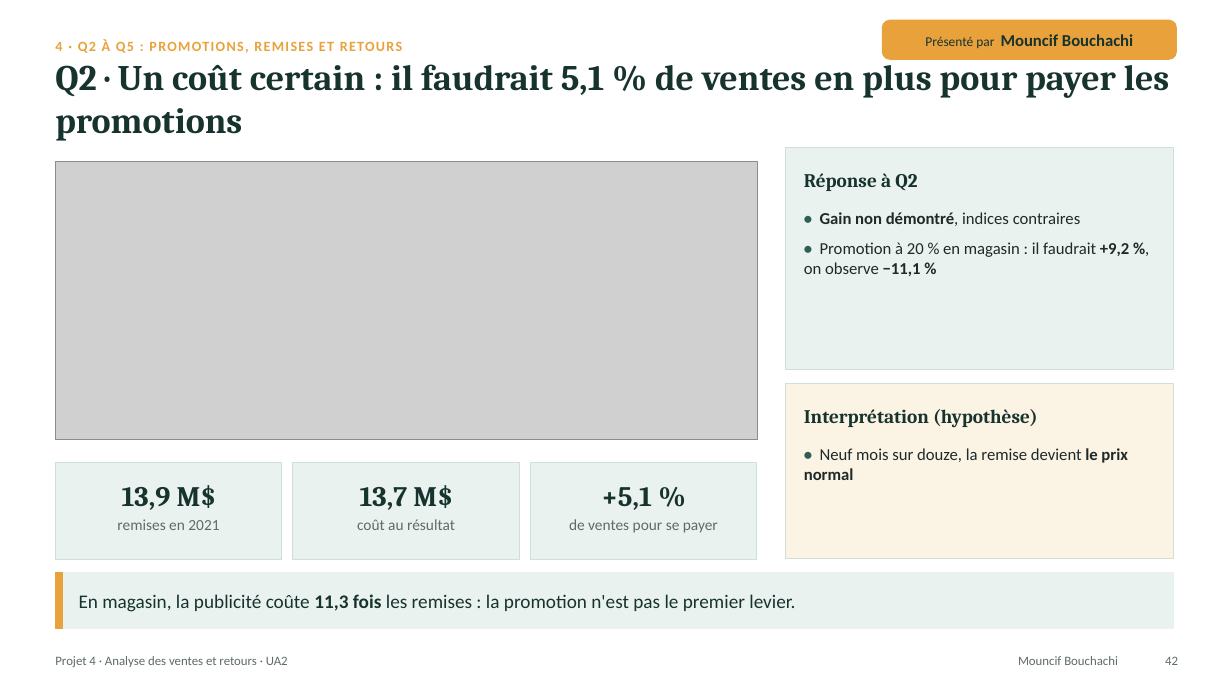
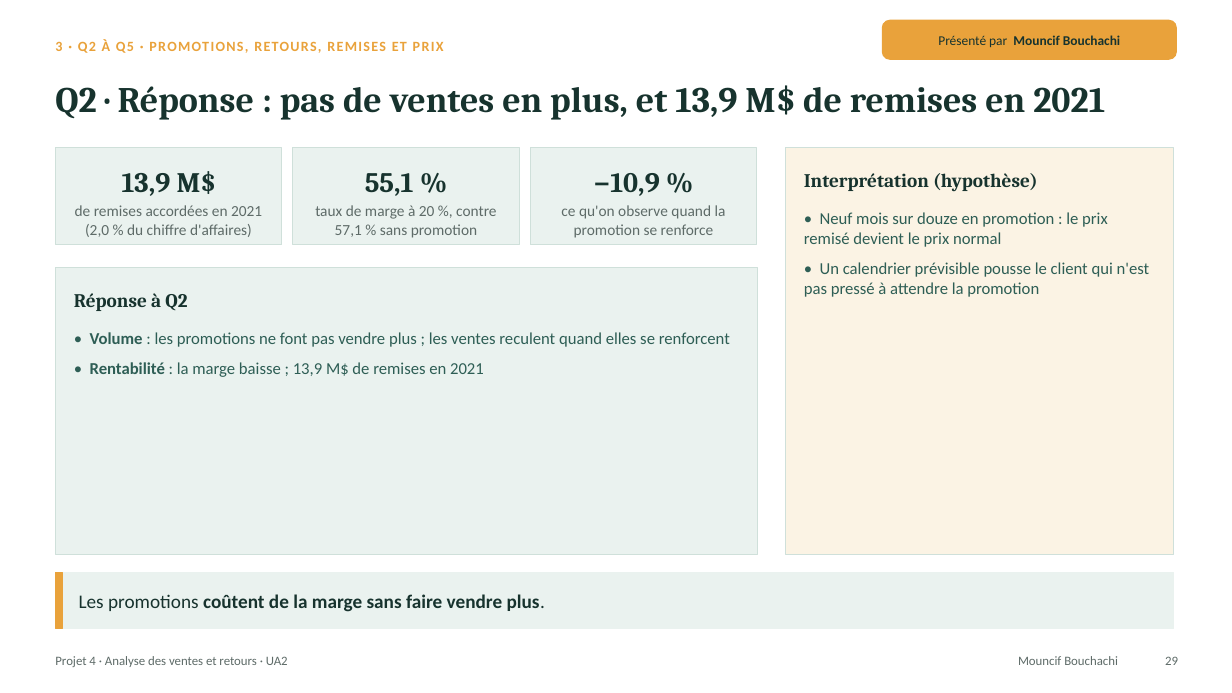
Before and after one commit to lezoul/projet4-contoso, a slide deck: slide 29 of reports/presentations/UA2_presentation_L3_L4.pptx (slide 42 before the commit). Drawn at 1232x693 pixels with LibreOffice and Linux fonts; fonts in the diff are those of the drawing; grey boxes stand for pictures. Boxes give left, top, right and bottom in pixels: in the first picture for what was removed or moved away, otherwise in the second. Text is boxed around its words. In the diff, an @@ line names an element or a change of style, - is before the commit and + after.

Commit message:
UA2 : présentation v6 (réorganisation par question, charges en part du CA, leviers sans double compte, tableaux corrigés) et rapport L3+L4 corrigé

```diff
--- a/reports/presentations/UA2_presentation_L3_L4.pptx
+++ b/reports/presentations/UA2_presentation_L3_L4.pptx
@@ text "Présenté par Mouncif Bouchachi" at <box>938,35,1120,47</box>: size 13 to 10.5 pt in "Mouncif Bouchachi" @@
@@ text at <box>55,39,444,53</box>: text changed @@
-4 · Q2 À Q5 : PROMOTIONS, REMISES ET RETOURS
+3 · Q2 À Q5 · PROMOTIONS, RETOURS, REMISES ET PRIX
@@ text at <box>55,85,1105,120</box>: text changed @@
-Q2 · Un coût certain : il faudrait 5,1 % de ventes en plus pour payer les promotions
+Q2 · Réponse : pas de ventes en plus, et 13,9 M$ de remises en 2021
@@ 3 rectangles, 1 text: place and size @@
-3 rectangles, 1 text at <box>55,462,757,559</box>
+3 rectangles, 1 text at <box>55,148,757,245</box>
@@ rectangle: place and size @@
-rectangle at <box>786,384,1174,559</box>
+rectangle at <box>786,148,1174,555</box>
@@ picture removed at <box>55,162,758,440</box> @@
@@ text added at <box>365,173,414,196</box>, 22 pt, text #17332E, bold @@
+55,1 %
@@ text added at <box>594,173,660,196</box>, 22 pt, text #17332E, bold @@
+−10,9 %
@@ text "Interprétation (hypothèse)": place and size @@
-text "Interprétation (hypothèse)" at <box>804,409,1038,428</box>
+text "Interprétation (hypothèse)" at <box>804,173,1038,192</box>
@@ text at <box>75,205,262,237</box>: text changed @@
-remises en 2021
+de remises accordées en 2021 (2,0 % du chiffre d'affaires)
@@ text added at <box>315,205,496,238</box>, 12 pt, text #5E6B68 @@
+taux de marge à 20 %, contre 57,1 % sans promotion
@@ text at <box>561,205,726,238</box>: text changed @@
-de ventes pour se payer
+ce qu'on observe quand la promotion se renforce
@@ text at <box>804,212,1150,297</box>: text changed; text colour #1F2A28 to #2E5E55 @@
-• Neuf mois sur douze, la remise devient le prix normal
+• Neuf mois sur douze en promotion : le prix remisé devient le prix normal
+• Un calendrier prévisible pousse le client qui n'est pas pressé à attendre la promotion
@@ text removed at <box>804,212,1129,276</box> @@
-• Gain non démontré, indices contraires
-• Promotion à 20 % en magasin : il faudrait +9,2 %, on observe −11,1 %
@@ rectangle: place and size @@
-rectangle at <box>786,148,1174,370</box>
+rectangle at <box>55,268,758,555</box>
@@ text "Réponse à Q2": place and size @@
-text "Réponse à Q2" at <box>804,173,917,191</box>
+text "Réponse à Q2" at <box>74,293,187,311</box>
@@ text added at <box>90,332,730,377</box>, 13 pt, text #2E5E55 @@
+• Volume : les promotions ne font pas vendre plus ; les ventes reculent quand elles se renforcent
+• Rentabilité : la marge baisse ; 13,9 M$ de remises en 2021
@@ text removed at <box>360,485,452,510</box> @@
-13,7 M$
@@ text removed at <box>601,487,652,510</box> @@
-+5,1 %
@@ text removed at <box>357,519,455,530</box> @@
-coût au résultat
@@ text at <box>79,594,545,612</box>: text changed; bold on @@
-En magasin, la publicité coûte 11,3 fois les remises : la promotion n'est pas le premier levier.
+Les promotions coûtent de la marge sans faire vendre plus.
@@ text at <box>1165,656,1178,665</box>: text changed @@
-42
+29
```
Also in this commit, not shown: 32 other slides changed, 11 slides removed, 1 other file.
